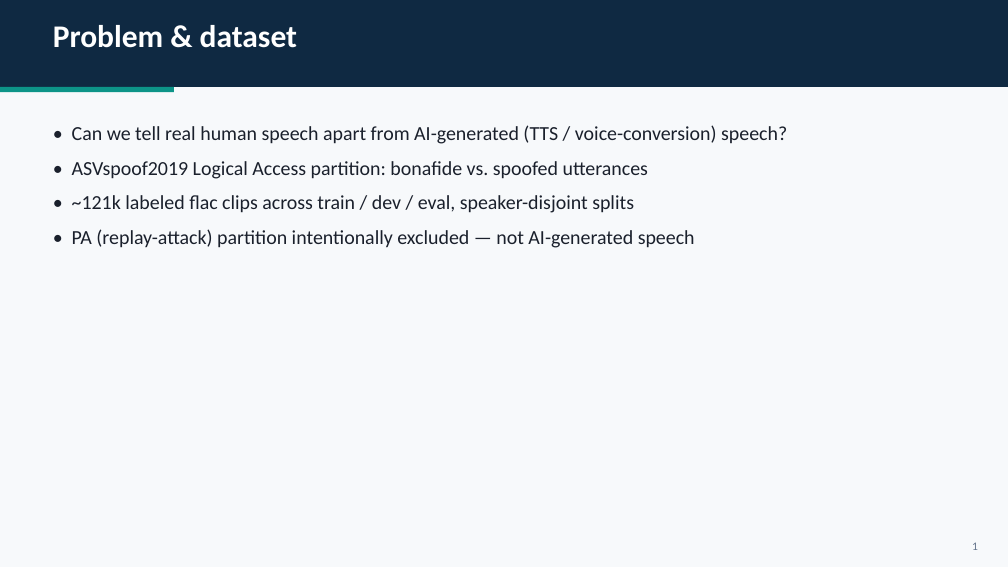
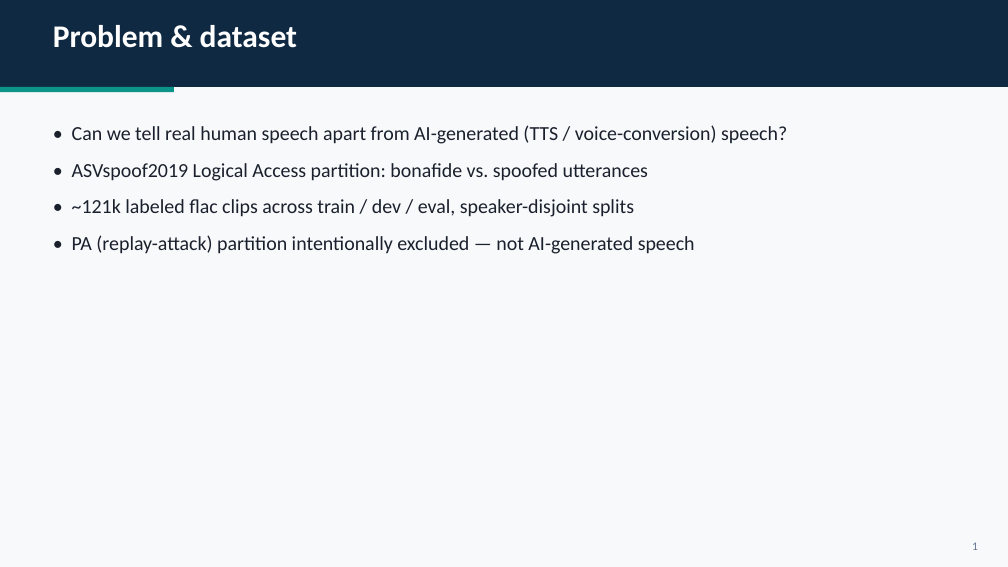
Before and after one commit to HadarBaum/asvspoof-voice-ai, a slide deck: slide 2 of docs/slides/slides.pptx. Drawn at 1008x567 pixels with LibreOffice and Linux fonts; fonts in the diff are those of the drawing. Boxes give left, top, right and bottom in pixels: in the first picture for what was removed or moved away, otherwise in the second. Text is boxed around its words. In the diff, an @@ line names an element or a change of style, - is before the commit and + after.

Commit message:
Fix bullet colorization bug, add clickable demo links, add EER explanation slide
- Fixed the real bug: add_bullets() was manually pre-wrapping long sentences
  by splitting them across two list entries and rendering the second half as
  a smaller, gray "sub-bullet" - so long points visually cut off mid-sentence
  with the tail end grayed out, for no actual hierarchical reason. Every
  slide's bullets are now single complete sentences in one consistent size
  and color; PowerPoint's own word-wrap (already enabled) handles long lines
  by wrapping onto a second line automatically - no manual splitting needed.

- Added a "How EER is calculated" slide (between the model-comparison and
  accuracy-paradox slides) walking through the actual algorithm: sweep every
  threshold, track false-acceptance vs. false-rejection rate, find where they
  cross - plus the real 4-line code snippet from train_classifier.py's
  compute_eer(), not a paraphrase.

- Added real clickable buttons (PowerPoint hyperlinks via click_action, not
  static images) on the Live Demo slide linking to localhost:5000/classify
  and /dashboard, plus one more on the closing slide linking to the demo
  root and a hyperlinked GitHub URL - actually openable in Slide Show mode
  when presenting from the machine running the app.

```diff
--- a/docs/slides/slides.pptx
+++ b/docs/slides/slides.pptx
@@ text "• Can we tell real ..." at (72, 125, 787, 254): more space between paragraphs @@
```
Also in this commit, not shown: 11 other slides changed, 1 slide added, 1 other file.
